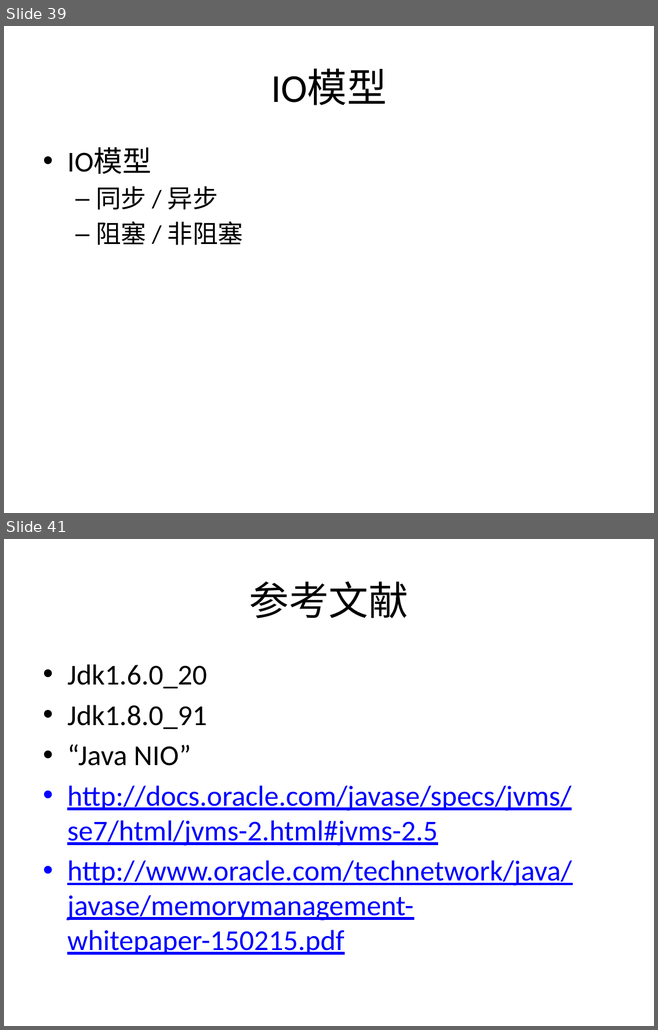
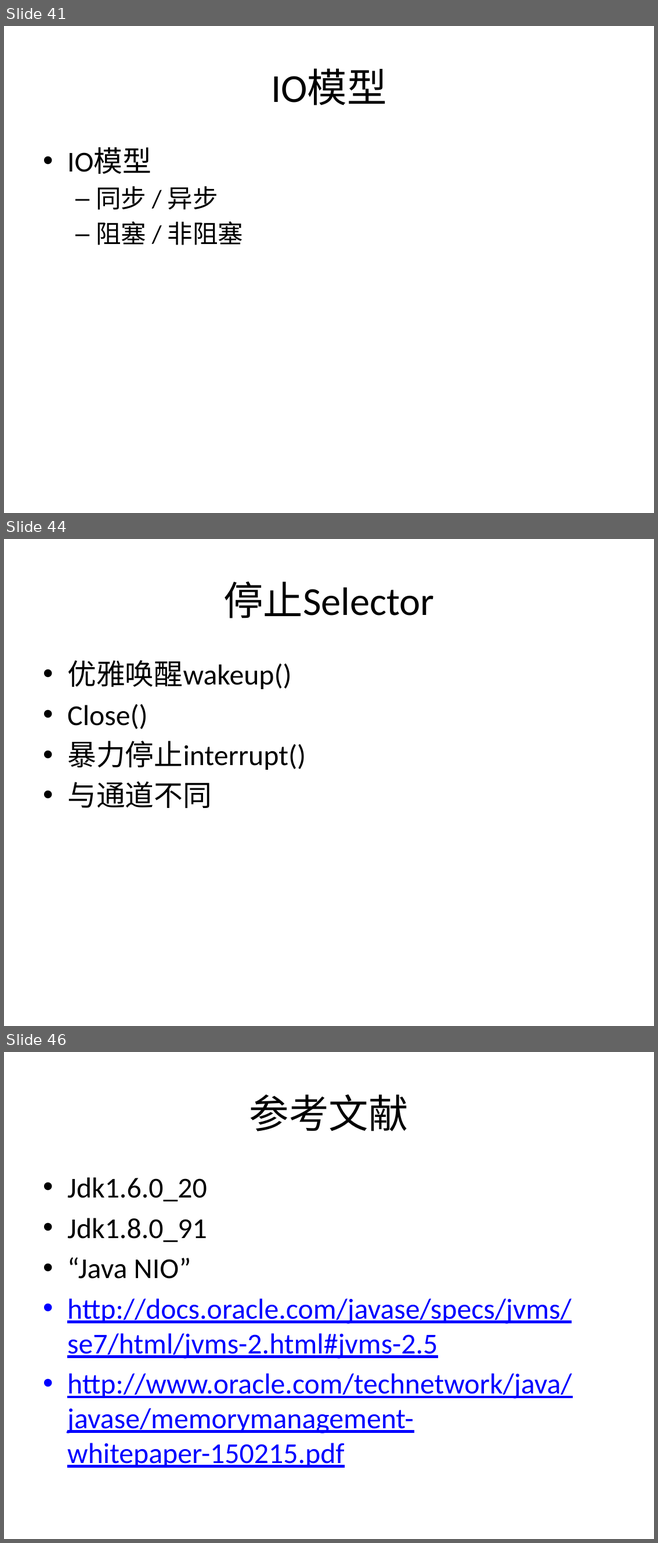
Before and after one commit to guhanjie/Knowledge-sharing, a slide deck: 扒一扒Java IO那些事儿.pptx. Shown one above the other, each under a label of ours: slides 39 and 41 before the commit, slides 41, 44 and 46 after it; the slides between them are not shown. The pictures are 658x1030 and 658x1543 pixels, drawn with LibreOffice and Linux fonts; fonts in the diff are those of the drawing. Boxes give left, top, right and bottom in pixels: in the first picture for what was removed or moved away, otherwise in the second. Text is boxed around its words. In the diff, an @@ line names an element or a change of style, - is before the commit and + after.

```diff
--- a/扒一扒Java IO那些事儿.pptx
+++ b/扒一扒Java IO那些事儿.pptx
@@ slide 44 added at [4, 539, 654, 1026], background #FFFFFF @@
@@ title added at [223, 581, 434, 618], 44 pt, text #000000 @@
+停止Selector
@@ text added at [67, 660, 306, 808], 32 pt, text #000000 @@
+• 优雅唤醒wakeup()
+• Close()
+• 暴力停止interrupt()
+• 与通道不同
@@ what was slide 39 is now slide 41 @@
@@ what was slide 41 is now slide 46 @@
```
Also in this commit, not shown: 7 slides changed, 4 other slides added.
